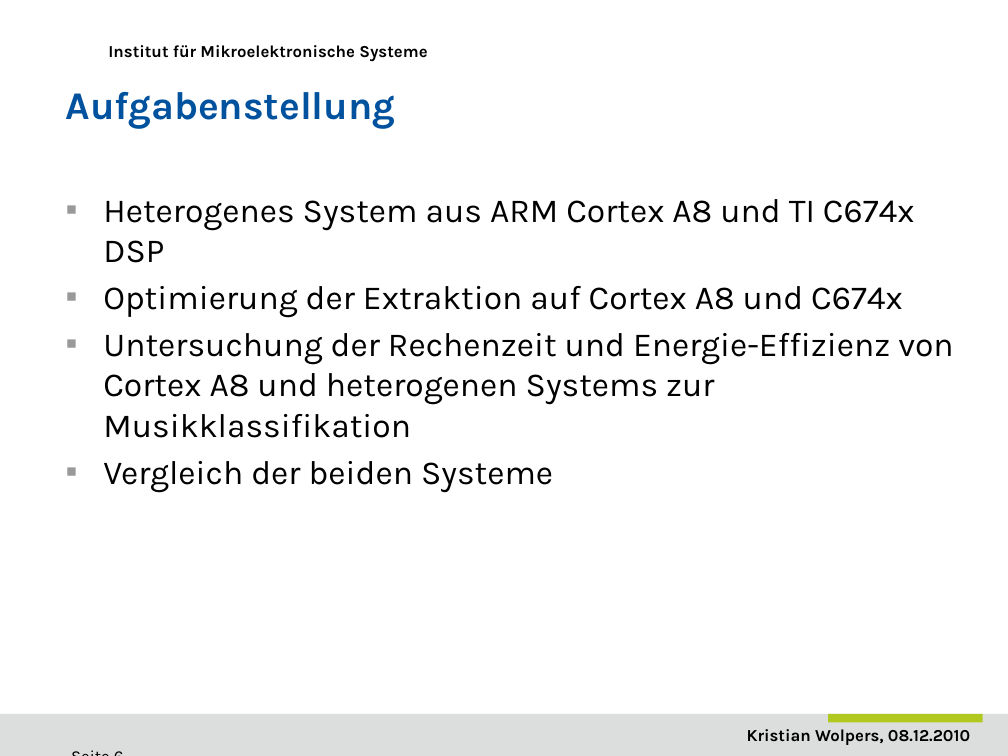
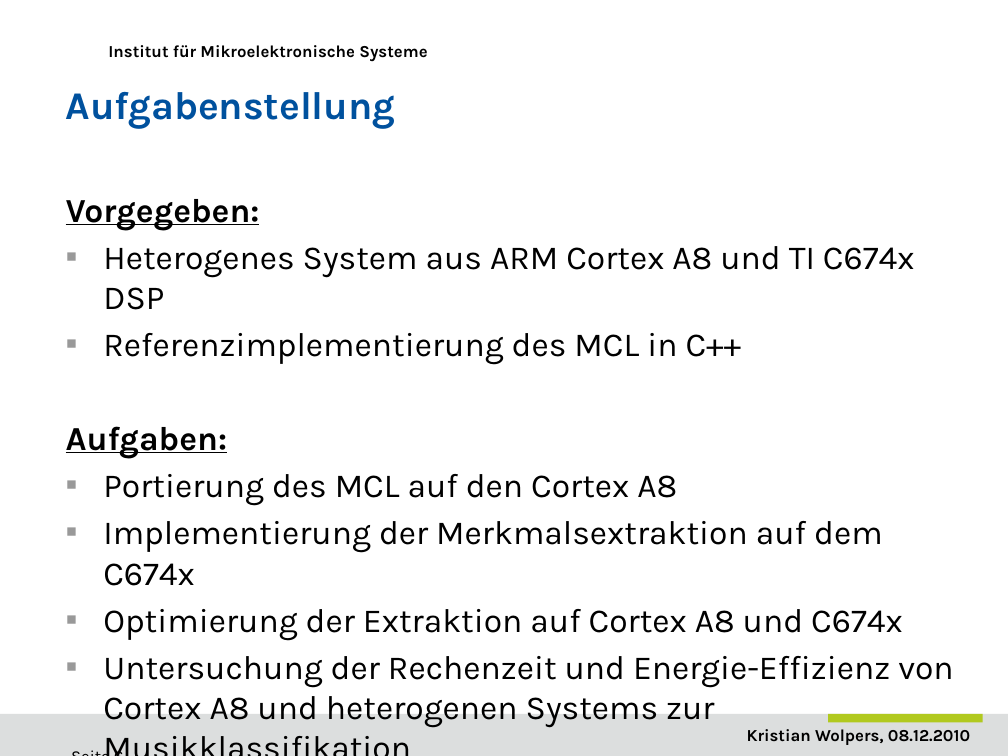
Before and after one commit to DuncanSin/Masterarbeit, a slide deck: slide 6 of Speech/Praesentation1.pptx. Drawn at 1008x756 pixels with LibreOffice and Linux fonts; fonts in the diff are those of the drawing; background and template pictures are left out. Boxes give left, top, right and bottom in pixels: in the first picture for what was removed or moved away, otherwise in the second. Text is boxed around its words. In the diff, an @@ line names an element or a change of style, - is before the commit and + after.

```diff
--- a/Speech/Praesentation1.pptx
+++ b/Speech/Praesentation1.pptx
@@ text at (x1=66, y1=199, x2=260, y2=231): paragraph added @@
+Vorgegeben:
@@ text at (x1=66, y1=333, x2=883, y2=586): paragraphs added @@
+▪ Referenzimplementierung des MCL in C++
+Aufgaben:
+▪ Portierung des MCL auf den Cortex A8
+▪ Implementierung der Merkmalsextraktion auf dem C674x
```
Also in this commit, not shown: 7 other slides changed.
